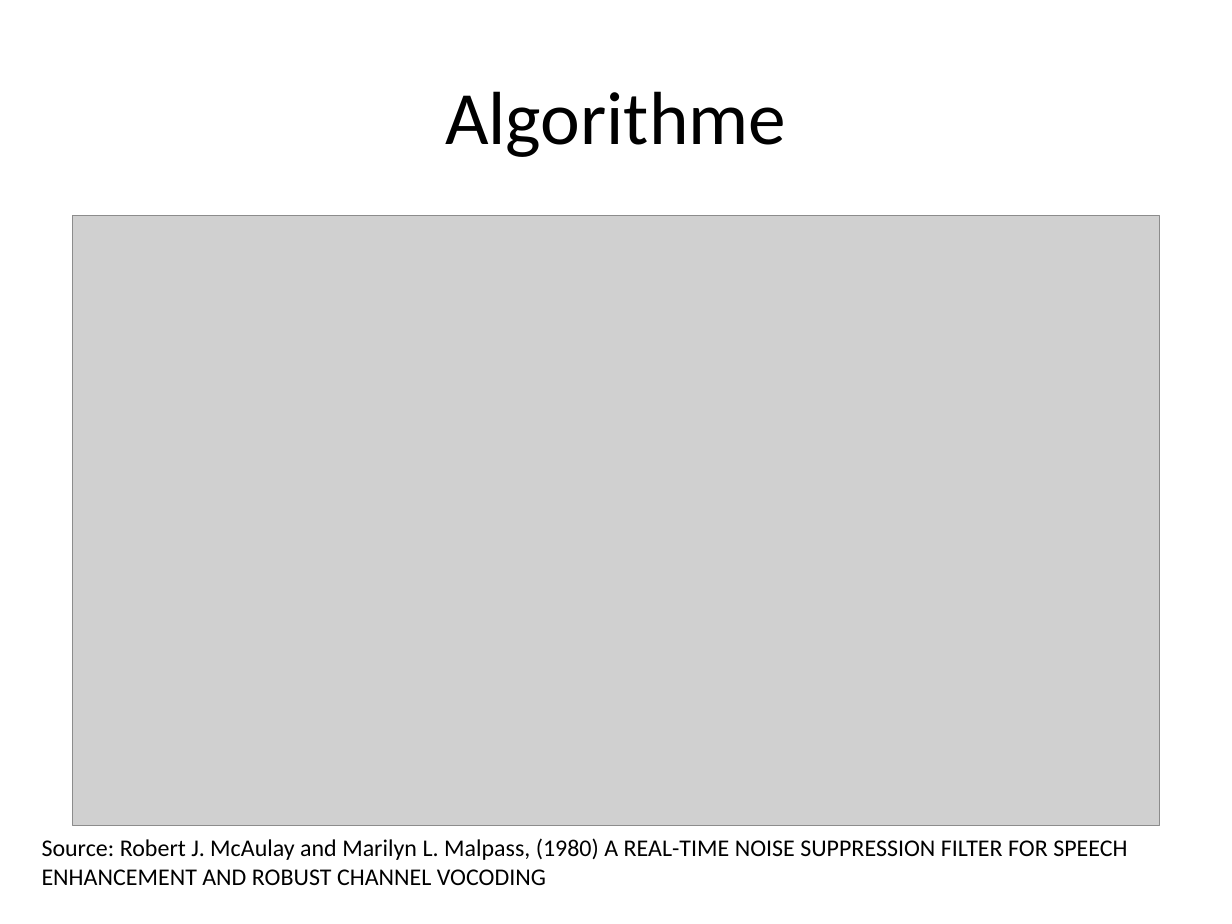
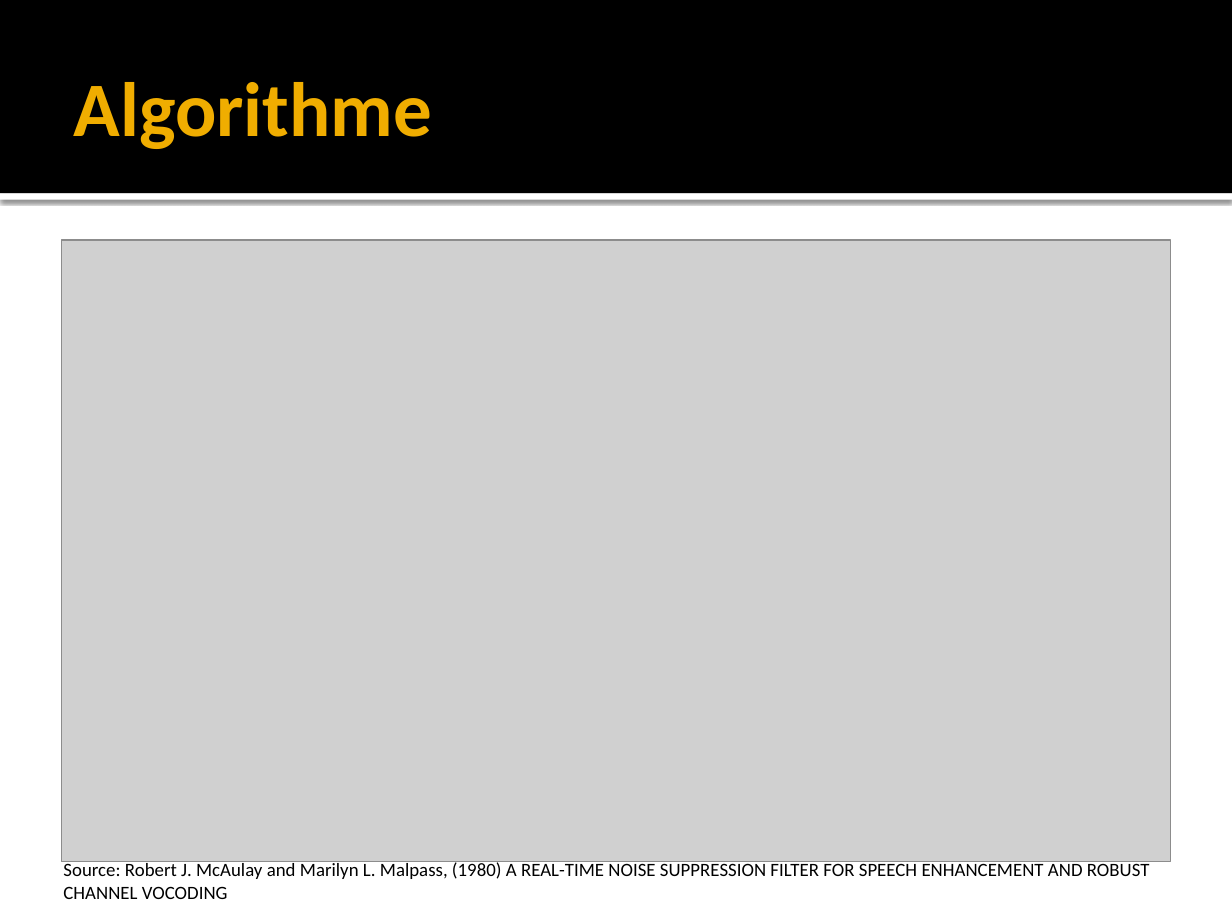
Before and after one commit to pelavoie/sys835, a slide deck: slide 3 of presentation/Presentation-Rick.pptx. Drawn at 1232x924 pixels with LibreOffice and Linux fonts; fonts in the diff are those of the drawing; grey boxes stand for pictures. Boxes give left, top, right and bottom in pixels: in the first picture for what was removed or moved away, otherwise in the second. Text is boxed around its words. In the diff, an @@ line names an element or a change of style, - is before the commit and + after.

```diff
--- a/presentation/Presentation-Rick.pptx
+++ b/presentation/Presentation-Rick.pptx
@@ rectangle added at <box>0,0,1232,193</box>, fill #000000 @@
@@ title "Algorithme": place and size @@
-title "Algorithme" at <box>445,91,786,157</box>
+title "Algorithme" at <box>74,82,432,149</box>
@@ title "Algorithme" at <box>74,82,432,149</box>: size 44 to 45 pt, text colour #000000 to #F0AD00, bold on; alignment centre to left @@
@@ rectangle added at <box>0,193,1232,200</box>, fill #FFFFFF @@
@@ picture: place and size @@
-picture at <box>73,216,1161,825</box>
+picture at <box>62,240,1170,862</box>
@@ text "Source: Robert J. McAulay and ...": place and size @@
-text "Source: Robert J. McAulay and ..." at <box>42,838,1127,885</box>
+text "Source: Robert J. McAulay and ..." at <box>63,861,1150,899</box>
@@ text "Source: Robert J. McAulay and ..." at <box>63,861,1150,899</box>: size 14 to 11 pt @@
```
Also in this commit, not shown: 9 other slides changed.
